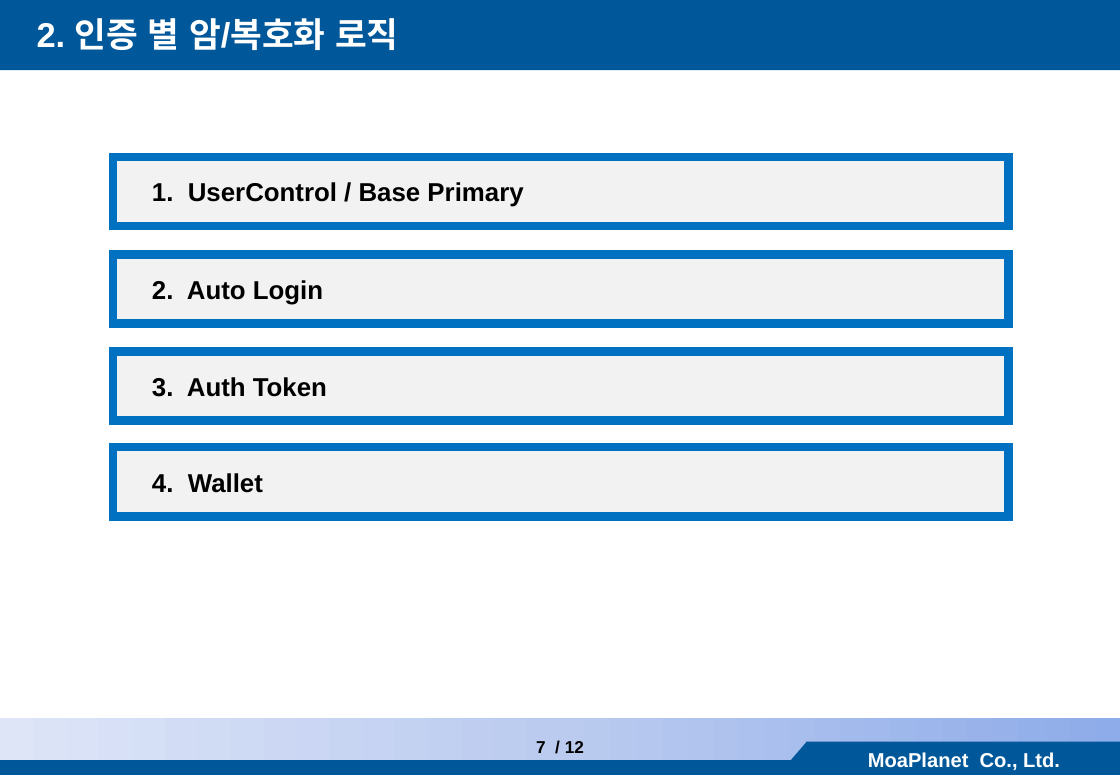
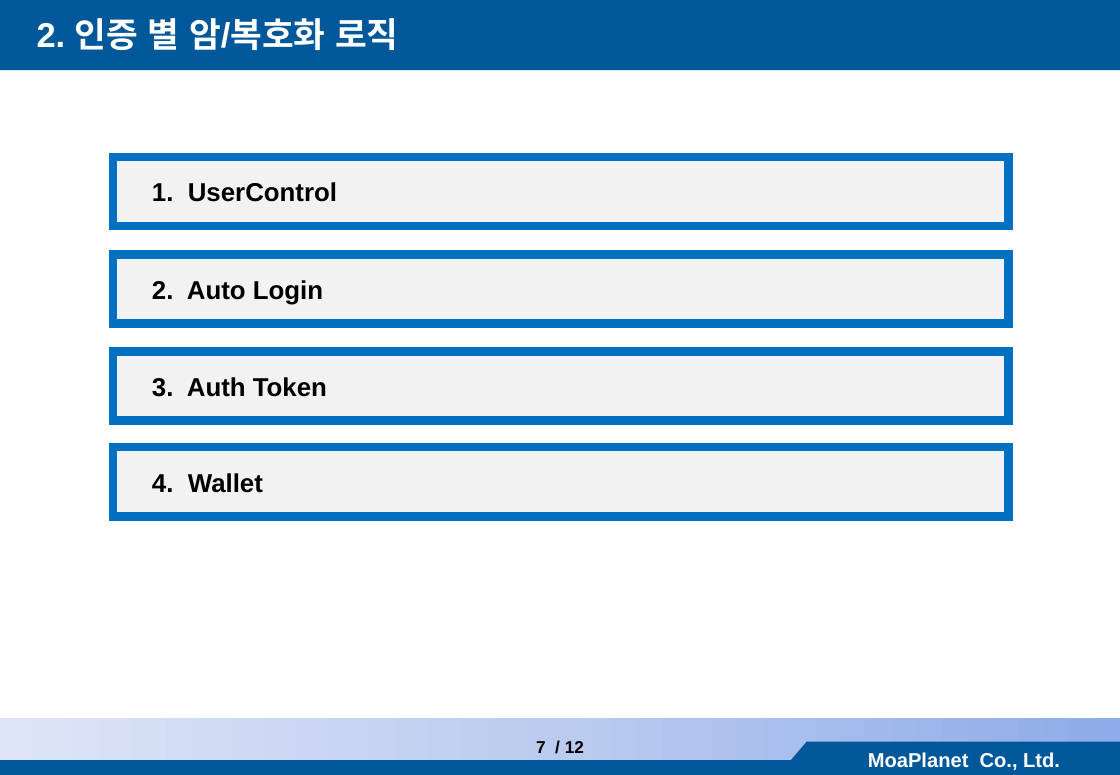
Before and after one commit to BeokBeok/AndroidCryptoStudy, a slide deck: slide 8 of MoaAndroidIDMng/doc/[모아플래닛] 안드로이드 인증 라이브러리 구조_2019_0325_v0.4.pptx. Drawn at 1120x775 pixels with LibreOffice and Linux fonts; fonts in the diff are those of the drawing. Boxes give left, top, right and bottom in pixels: in the first picture for what was removed or moved away, otherwise in the second. Text is boxed around its words. In the diff, an @@ line names an element or a change of style, - is before the commit and + after.

Commit message:
Remove BasePrimary class

```diff
--- a/MoaAndroidIDMng/doc/[모아플래닛] 안드로이드 인증 라이브러리 구조_2019_0325_v0.4.pptx
+++ b/MoaAndroidIDMng/doc/[모아플래닛] 안드로이드 인증 라이브러리 구조_2019_0325_v0.4.pptx
@@ text in rectangle at box(152, 182, 337, 202): text changed @@
-1. UserControl / Base Primary
+1. UserControl
```
Also in this commit, not shown: 7 other slides changed, 3 other files.
